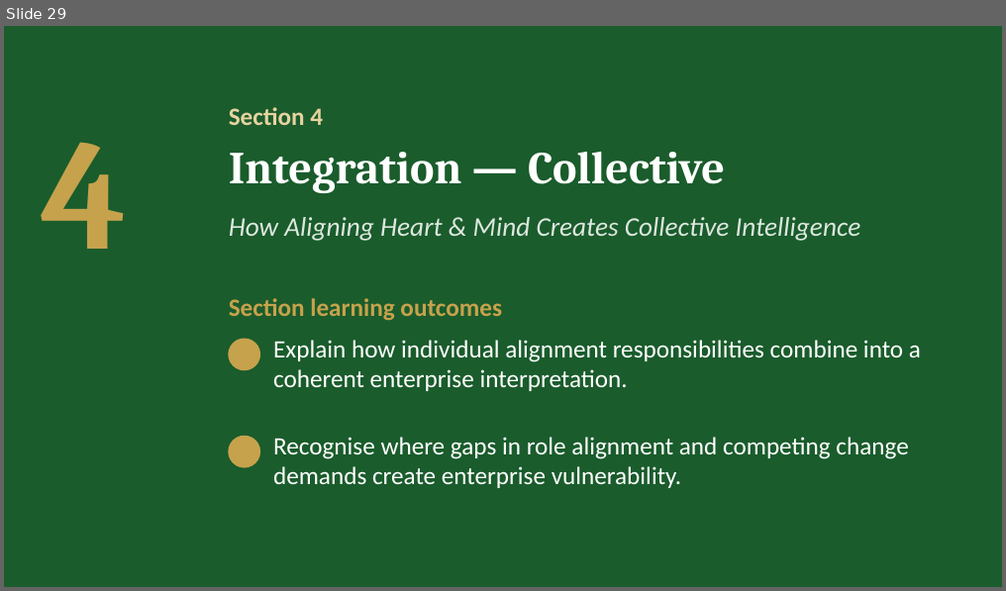
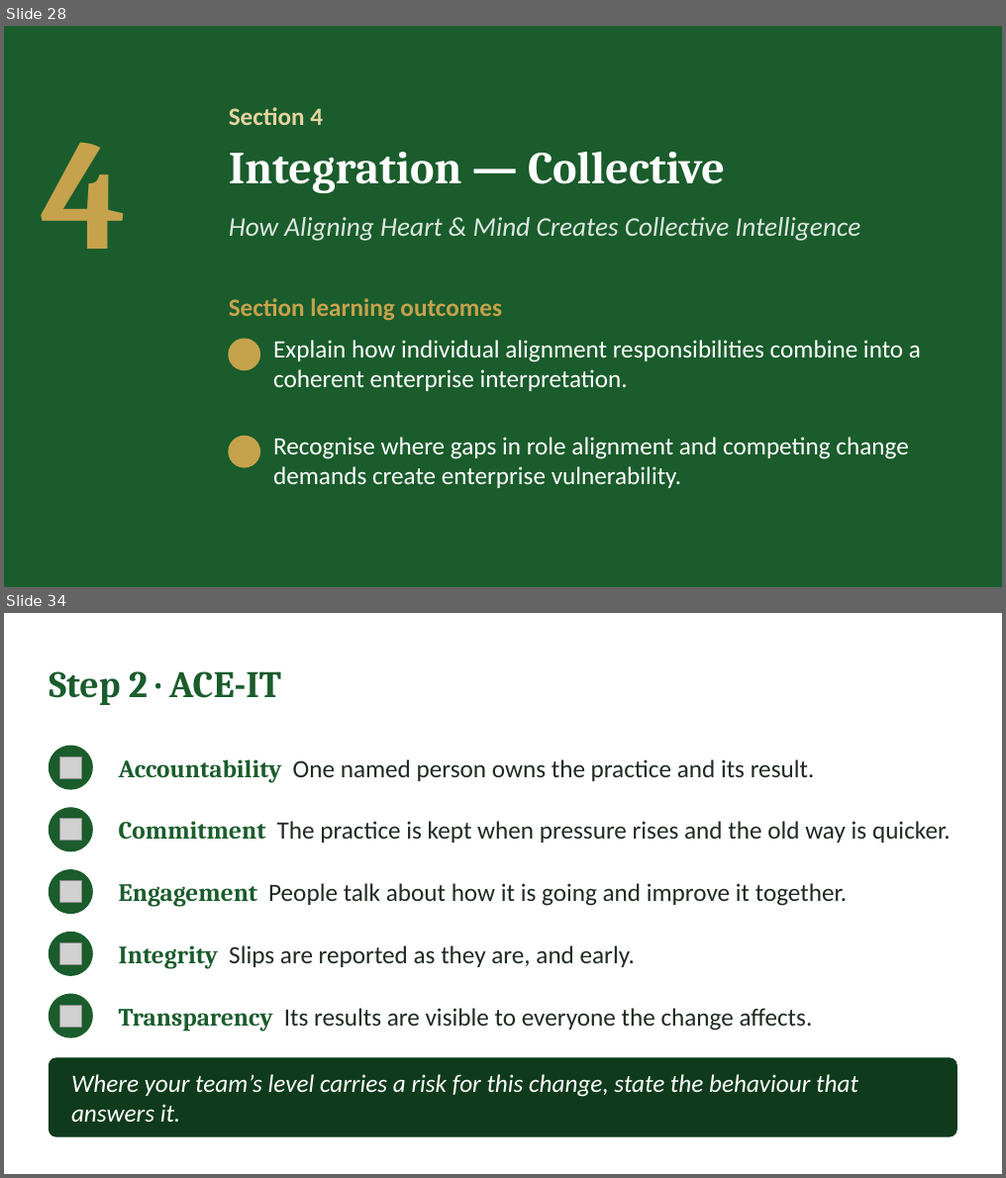
Before and after one commit to IBSL26/ibsl-platform, a slide deck: Unit decks/Unit 05 - Aligning Heart & Mind.pptx. Shown one above the other, each under a label of ours: slide 29 before the commit, slides 28 and 34 after it; the slides between them are not shown. The pictures are 1006x591 and 1006x1178 pixels, drawn with LibreOffice and Linux fonts; fonts in the diff are those of the drawing; grey boxes stand for pictures; background and template pictures are left out. Boxes give left, top, right and bottom in pixels: in the first picture for what was removed or moved away, otherwise in the second. Text is boxed around its words. In the diff, an @@ line names an element or a change of style, - is before the commit and + after.

```diff
--- a/Unit decks/Unit 05 - Aligning Heart & Mind.pptx
+++ b/Unit decks/Unit 05 - Aligning Heart & Mind.pptx
@@ slide 34 added at [4, 613, 1002, 1174], background #FFFFFF @@
@@ text added at [49, 671, 281, 705], 36 pt, text #1A5C2C, bold @@
+Step 2 · ACE-IT
@@ ellipse added at [49, 746, 92, 789], fill #1A5C2C, outline #1A5C2C 1 pt @@
@@ picture added at [60, 757, 82, 778] @@
@@ text added at [119, 760, 815, 783], 24 pt, text #1F2A22 @@
+Accountability One named person owns the practice and its result.
@@ ellipse added at [49, 808, 92, 851], fill #1A5C2C, outline #1A5C2C 1 pt @@
@@ picture added at [60, 819, 82, 841] @@
@@ text added at [119, 821, 950, 843], 24 pt, text #1F2A22 @@
+Commitment The practice is kept when pressure rises and the old way is quicker.
@@ ellipse added at [49, 869, 92, 913], fill #1A5C2C, outline #1A5C2C 1 pt @@
@@ picture added at [60, 881, 82, 903] @@
@@ text added at [119, 883, 846, 907], 24 pt, text #1F2A22 @@
+Engagement People talk about how it is going and improve it together.
@@ ellipse added at [49, 932, 92, 975], fill #1A5C2C, outline #1A5C2C 1 pt @@
@@ picture added at [60, 943, 82, 964] @@
@@ text added at [119, 946, 635, 969], 24 pt, text #1F2A22 @@
+Integrity Slips are reported as they are, and early.
@@ ellipse added at [49, 994, 92, 1038], fill #1A5C2C, outline #1A5C2C 1 pt @@
@@ picture added at [60, 1005, 82, 1027] @@
@@ text added at [119, 1008, 813, 1032], 24 pt, text #1F2A22 @@
+Transparency Its results are visible to everyone the change affects.
@@ rounded rectangle added at [49, 1059, 957, 1137], fill #0F3B1C, outline #0F3B1C 1 pt @@
@@ text added at [71, 1074, 858, 1122], 24 pt, text #FFFFFF, italic @@
+Where your team’s level carries a risk for this change, state the behaviour that answers it.
@@ what was slide 29 is now slide 28 @@
```
Also in this commit, not shown: 6 slides changed, 1 other slide added, 6 slides removed, 38 other files.
